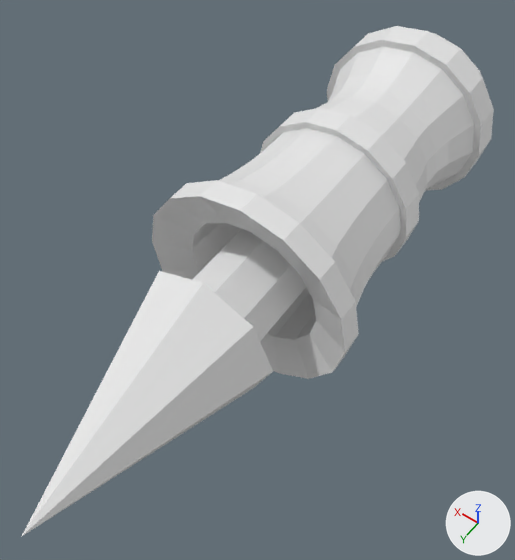
The Blender file Assets/Models/Blend/Arpon.blend: old version first, new version second.
Both versions are drawn from a camera (50 mm lens) standing at (-2.7, 5.86, 6.31) and looking at (0.07, 1.98, 0.22). The axes (+X, +Y, +Z) are drawn at lower right. The lights are the same throughout.

In view in the first picture: 'Cannon_Front', 'Circle'.
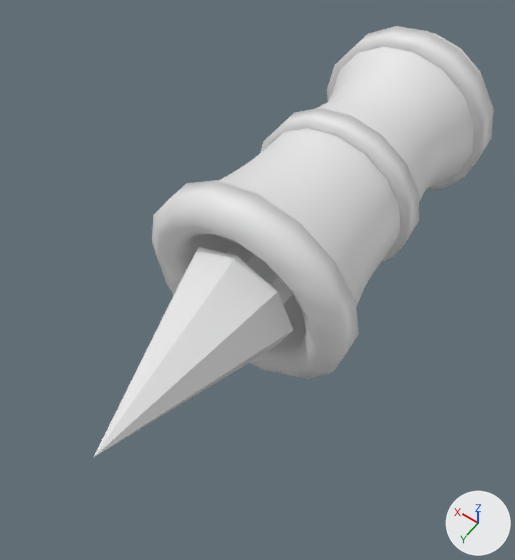
Patch to the scene script:
```diff
--- a/Assets/Models/Blend/Arpon.blend.py
+++ b/Assets/Models/Blend/Arpon.blend.py
@@ me_sphere @@
 # used by ob_cannon_front; location = (0.0, -1.36, 0.42); rotation_euler = (-1.571, 1.571, 0.0), in degrees (-90, 90, 0); scale = (1.0, 1.0, 0.822)
-me_sphere.from_pydata(...)  # 466 vertices, 480 faces; spans x -1.23..1.23, y -1.23..1.23, z -0.94..4.5
+me_sphere.from_pydata(...)  # 482 vertices, 496 faces; spans x -1.23..1.23, y -1.23..1.23, z -0.94..4.7
+# me_sphere part 1
+# 16 faces are deleted
+# 16 vertices in x -0.8..0.8, y -0.8..0.8, z 4.31 move by (0.0, 0.0, 0.22)
+# 16 vertices are added at x -1.01..1.01, y -1.01..1.01, z 4.7
+# 32 new faces join them
+# me_sphere part 2: the surface is now shaded smooth
@@ ob_circle @@
 ob_circle.rotation_euler = (1.571, 0.0, 0.0)  # degrees (90, 0, 0)
-ob_circle.scale = (0.488, 0.488, 0.488)
+ob_circle.scale = (0.421, 0.421, 0.421)
```

What differs and where, as boxes (x1, y1, x2, y2) in the pictures (515 x 560 px):
'Circle', rescaled: before (21, 229, 306, 537); after (93, 243, 293, 458)
part 1 of me_sphere, built on: (152, 196, 345, 379) in both
